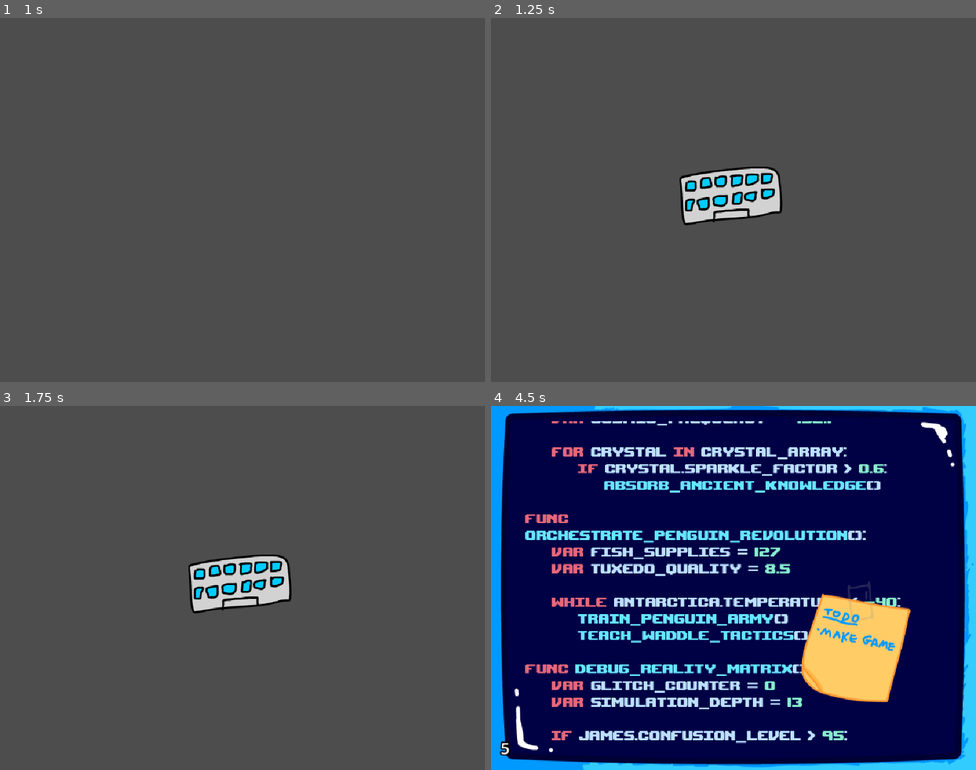
Above: before the commit, frames 1-4 (two rows, left to right).
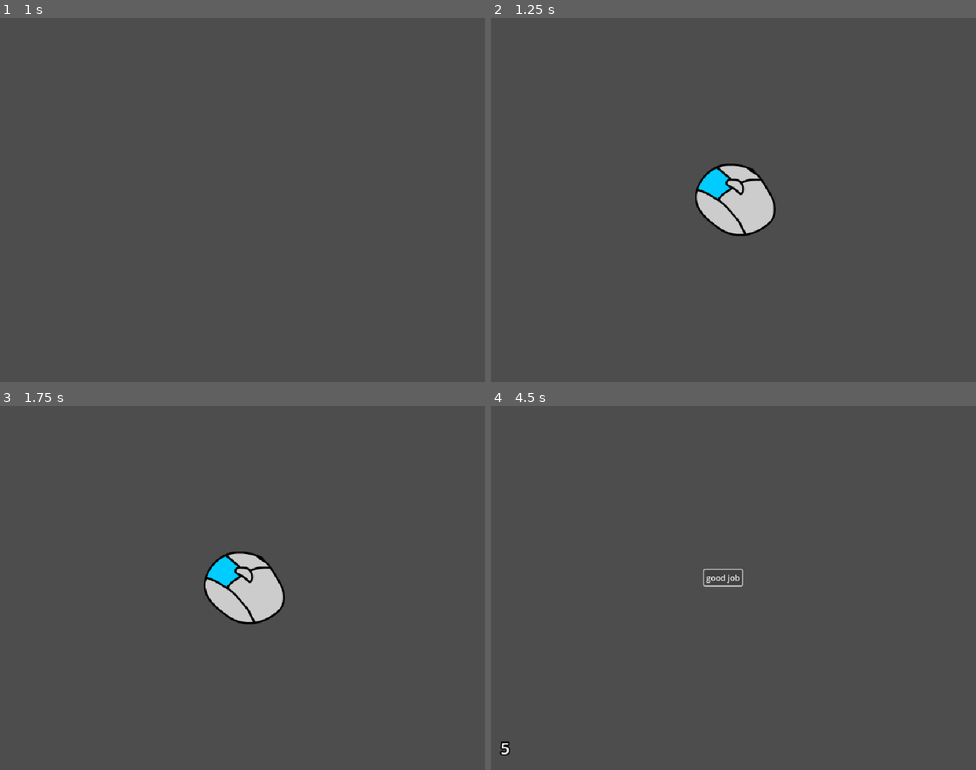
Above: after the commit, the same moments.

Repository: yotam-frid/spelkollektivet-minigame-jam
Game: Godot game, scene res://main_game.tscn
The game is run twice, just before and just after one commit, with the same random seed, the same clock (stepped at 60 frames per second) and the same inputs.
Inputs (mouse positions are in pixels of both pictures, inside the frame that each line leads up to):
- Up to frame 1 (1 s): tap Enter at 0.5 s; move the mouse to (349, 181) at 0.52 s; click (349, 181) at 0.6 s
- Up to frame 2 (1.25 s): no input
- Up to frame 3 (1.75 s): move the mouse to (145, 606) at 1.27 s; right-click (145, 606) at 1.35 s
- Up to frame 4 (4.5 s): move the mouse to (782, 507) at 2.02 s; click (782, 507) at 2.1 s; move the mouse to (709, 660) at 2.77 s; right-click (709, 660) at 2.85 s; move the mouse to (879, 642) at 3.52 s; click (879, 642) at 3.6 s; click (723, 577) at 4.25 s, where only the run after the commit has a clickable "click me"

Frame 1 is identical in both runs. In frame 2, 2.6% of the frame differs, in the area x 38-61%, y 40-60%; in frame 3, 2.6%; in frame 4, 100%, in the area x 0-100%, y 0-100%.

Commit message:
make example game the main one

Diff:
--- a/main_game.tscn
+++ b/main_game.tscn
@@ -1,7 +1,7 @@
 [gd_scene load_steps=4 format=3 uid="uid://c8f0m3qivw0b3"]
 
 [ext_resource type="Script" uid="uid://dnebk85oo17s6" path="res://game_manager.gd" id="1_1oj5k"]
-[ext_resource type="PackedScene" uid="uid://d1q7ipevbxcan" path="res://minigames/code_keyboard_smash/code_keyboard_smash.tscn" id="2_ykeeq"]
+[ext_resource type="PackedScene" uid="uid://t22snqmareyr" path="res://minigames/_example_click_the_button/ClickTheButton.tscn" id="2_ykeeq"]
 [ext_resource type="PackedScene" uid="uid://bk8s5wu05xdmr" path="res://ui/ui.tscn" id="3_ykeeq"]
 
 [node name="Game" type="Control"]
